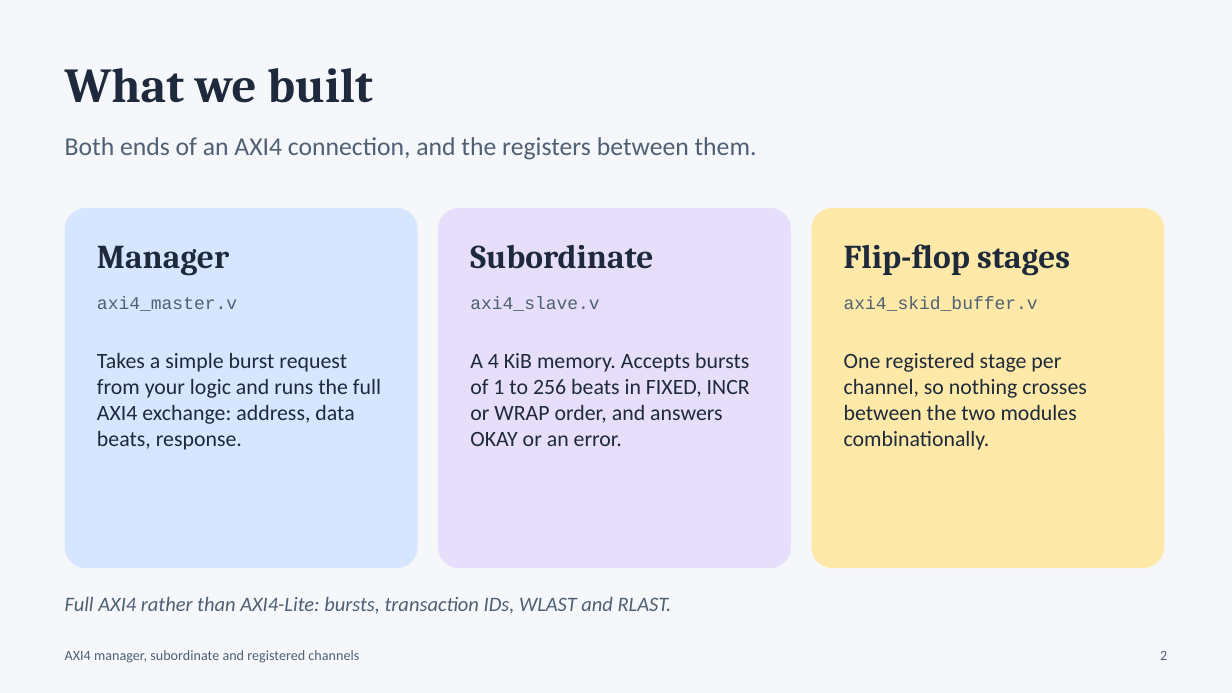
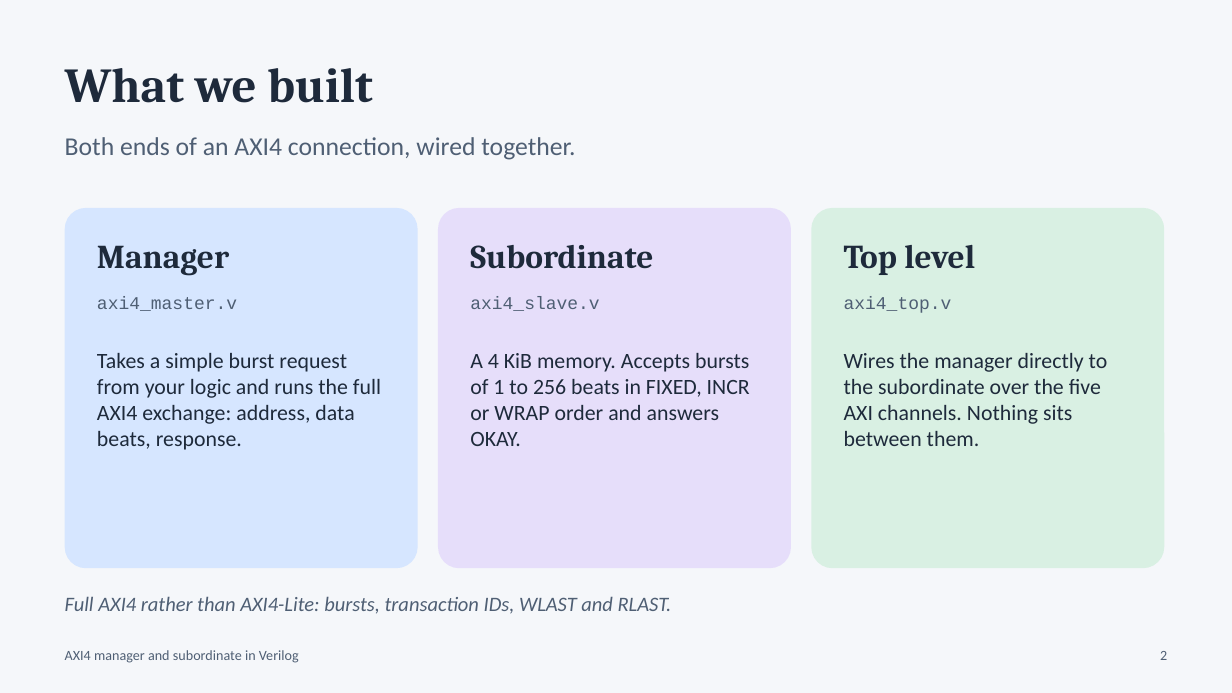
Before and after one commit to Moksha2709/Axi4_FPGA_Implementation, a slide deck: slide 2 of docs/AXI4_Viva_Presentation.pptx. Drawn at 1232x693 pixels with LibreOffice and Linux fonts; fonts in the diff are those of the drawing. Boxes give left, top, right and bottom in pixels: in the first picture for what was removed or moved away, otherwise in the second. Text is boxed around its words. In the diff, an @@ line names an element or a change of style, - is before the commit and + after.

Commit message:
Bare AXI4: remove register stages, error checks and extra host signals; regenerate diagram, waveforms and presentation

```diff
--- a/docs/AXI4_Viva_Presentation.pptx
+++ b/docs/AXI4_Viva_Presentation.pptx
@@ text at [65,137,575,160]: text changed @@
-Both ends of an AXI4 connection, and the registers between them.
+Both ends of an AXI4 connection, wired together.
@@ rounded rectangle at [811,208,1165,568]: fill #FFE9A8 to #D9F0E3 @@
@@ text at [844,245,975,275]: text changed @@
-Flip-flop stages
+Top level
@@ text at [844,296,952,313]: text changed @@
-axi4_skid_buffer.v
+axi4_top.v
@@ text at [470,353,750,446]: text changed @@
-A 4 KiB memory. Accepts bursts of 1 to 256 beats in FIXED, INCR or WRAP order, and answers OKAY or an error.
+A 4 KiB memory. Accepts bursts of 1 to 256 beats in FIXED, INCR or WRAP order and answers OKAY.
@@ text at [844,353,1108,446]: text changed @@
-One registered stage per channel, so nothing crosses between the two modules combinationally.
+Wires the manager directly to the subordinate over the five AXI channels. Nothing sits between them.
@@ text at [65,650,299,663]: text changed @@
-AXI4 manager, subordinate and registered channels
+AXI4 manager and subordinate in Verilog
```
Also in this commit, not shown: 14 other slides changed, 2 slides added, 2 slides removed, 26 other files.
